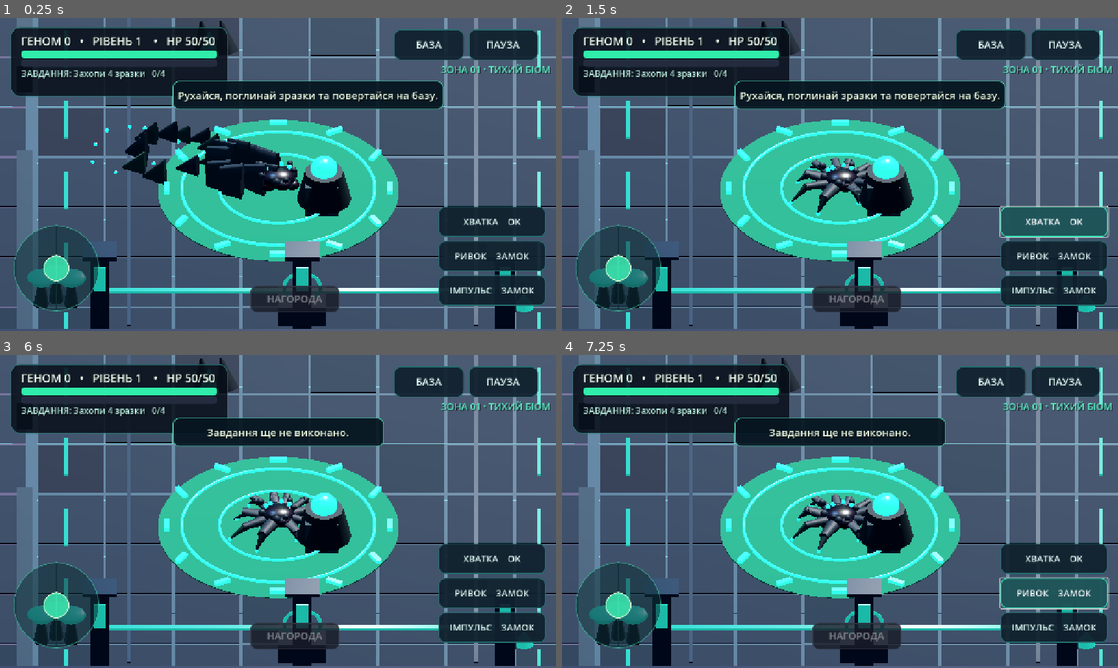
Above: before the commit, frames 1-4 (two rows, left to right).
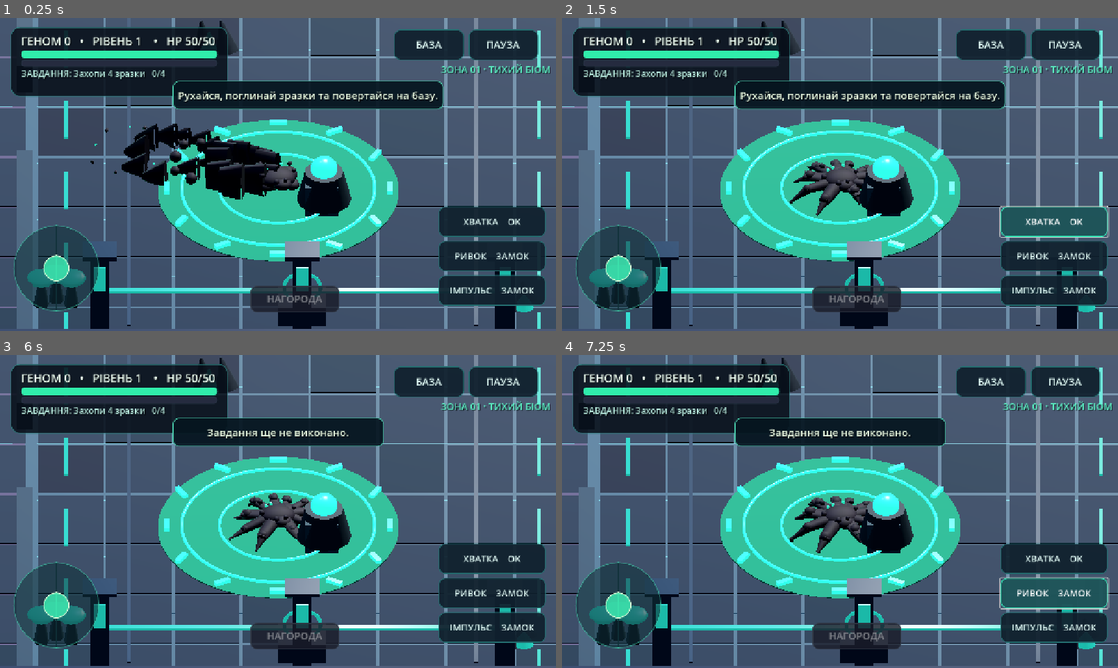
Above: after the commit, the same moments.

Repository: legioner666/Game
Game: Godot game, scene res://scenes/main.tscn
Same seed, same stepped clock (60 frames per second), same inputs: the game is played once before the commit and once after it.
Inputs:
- Up to frame 1 (0.25 s): no input
- Up to frame 2 (1.5 s): click "ХВАТКА OK" at 0.5 s; click "ХВАТКА OK" at 1.25 s
- Up to frame 3 (6 s): click "БАЗА" at 2 s; click "ПАУЗА" at 2.75 s; click "РИВОК · 35" at 3.5 s; click "ІМПУЛЬС · 80" at 4.25 s; click "ОТРИМАТИ НАГОРОДУ ЗА ЗАВДАННЯ" at 5 s; click "ПОВЕРНУТИСЯ ДО ЕКСПЕДИЦІЇ" at 5.75 s
- Up to frame 4 (7.25 s): click "РИВОК ЗАМОК" at 6.5 s

The runs differ from the first frame. In frame 1, 1.2% of the frame differs, in the area x 16-54%, y 33-58%; in frame 2, 1.0%; in frame 3, 1.0%; in frame 4, 1.0%.

Commit message:
art: replace metallic segmented spider look with matte living mass and continuous tapered tendrils

Diff:
--- a/godot/scripts/slime_v2.gd
+++ b/godot/scripts/slime_v2.gd
@@ -54,20 +54,20 @@
 	surface.code = """
 shader_type spatial;
 render_mode cull_back, diffuse_burley, specular_schlick_ggx;
-uniform vec4 body_color : source_color = vec4(0.065, 0.044, 0.13, 1.0);
+uniform vec4 body_color : source_color = vec4(0.065, 0.029, 0.098, 1.0);
 uniform vec3 bioluminescence : source_color = vec3(0.07, 0.63, 0.51);
 uniform float pulse = 0.0;
 void vertex() {
 	float ripple = sin(TIME * 2.0 + VERTEX.x * 4.1 + VERTEX.z * 3.3);
-	VERTEX.xyz += NORMAL * (0.015 + 0.022 * ripple);
+	VERTEX.xyz += NORMAL * (0.017 + 0.027 * ripple);
 }
 void fragment() {
 	float pattern = sin(UV.x * 18.0 + UV.y * 7.0 + 0.55 * sin(TIME + UV.y * 12.0));
 	ALBEDO = body_color.rgb * (0.94 + 0.13 * pattern);
-	ROUGHNESS = 0.31;
-	METALLIC = 0.10;
-	float edge = pow(1.0 - max(dot(NORMAL, VIEW), 0.0), 3.0);
-	EMISSION = bioluminescence * (edge * 0.40 + pulse * 0.55);
+	ROUGHNESS = 0.74;
+	METALLIC = 0.0;
+	float edge = pow(1.0 - max(dot(NORMAL, VIEW), 0.0), 4.0);
+	EMISSION = bioluminescence * (edge * 0.27 + pulse * 0.60);
 }
 """
 	_slime_material.shader = surface
@@ -95,14 +95,14 @@
 		_body.add_child(lobe)
 		_shells.append(lobe)
 		_shell_scales.append(sizes[i])
-	var armor := _material(Color(0.10, 0.17, 0.21), false)
-	var vein := _material(Color(0.09, 0.79, 0.65), true)
-	for i in range(11):
+	var armor := _material(Color(0.063, 0.042, 0.11), false)
+	var vein := _material(Color(0.13, 0.76, 0.55), true)
+	for i in range(9):
 		var t := float(i) * 2.399
 		var r := 0.50 + float(i % 3) * 0.15
 		var spot := MeshInstance3D.new()
 		var bead := SphereMesh.new()
-		bead.radius = 0.10 + float(i % 3) * 0.028
+		bead.radius = 0.07 + float(i % 3) * 0.024
 		bead.height = bead.radius * 2.0
 		spot.mesh = bead
 		spot.material_override = vein if i % 3 == 0 else armor
@@ -110,16 +110,25 @@
 		_body.add_child(spot)
 	for i in range(ROOTS.size()):
 		var thick := 0.22 + float(i % 4) * 0.032
-		var lower := _segment(thick, thick * 0.67, armor)
-		var upper := _segment(thick * 0.68, 0.016, _material(Color(0.09, 0.16 + float(i % 3) * 0.03, 0.20), false))
+		var lower := _segment(thick, thick * 0.72, _slime_material)
+		var upper := _segment(thick * 0.72, 0.014, _slime_material)
+		var knee := MeshInstance3D.new()
+		var knee_mesh := SphereMesh.new()
+		knee_mesh.radius = thick * 0.72
+		knee_mesh.height = thick * 1.44
+		knee_mesh.radial_segments = 9
+		knee_mesh.rings = 6
+		knee.mesh = knee_mesh
+		knee.material_override = _slime_material
+		get_tree().current_scene.add_child(knee)
 		var tip := MeshInstance3D.new()
 		var tip_mesh := SphereMesh.new()
-		tip_mesh.radius = 0.08
-		tip_mesh.height = 0.16
+		tip_mesh.radius = 0.046
+		tip_mesh.height = 0.092
 		tip.mesh = tip_mesh
-		tip.material_override = vein
+		tip.material_override = vein if i % 3 == 0 else _slime_material
 		get_tree().current_scene.add_child(tip)
-		_legs.append({"root": lower, "tip_section": upper, "bead": tip,
+		_legs.append({"root": lower, "tip_section": upper, "bead": tip, "knee": knee,
 			"anchor": global_position + ROOTS[i] * 2.2, "swing": 1.0,
 			"planted": false, "phase": float(i) / float(ROOTS.size())})
 	for i in range(3):
@@ -129,11 +138,11 @@
 func _material(color: Color, glowing: bool) -> StandardMaterial3D:
 	var m := StandardMaterial3D.new()
 	m.albedo_color = color
-	m.roughness = 0.32 if glowing else 0.56
+	m.roughness = 0.43 if glowing else 0.76
 	if glowing:
 		m.emission_enabled = true
 		m.emission = color
-		m.emission_energy_multiplier = 1.4
+		m.emission_energy_multiplier = 0.95
 	return m
 
 func _segment(base_radius: float, end_radius: float, material: Material) -> MeshInstance3D:
@@ -229,9 +238,11 @@
 		var foot: Vector3 = root.lerp(full_anchor, float(limb["swing"]))
 		foot.y = maxf(0.10, foot.y)
 		var elbow := root.lerp(foot, 0.51)
-		elbow.y += 0.30 + 0.10 * sin(phase * TAU)
+		elbow.y += 0.15 + 0.10 * sin(phase * TAU)
 		_draw_segment(limb["root"], root, elbow)
 		_draw_segment(limb["tip_section"], elbow, foot)
+		var knee_node: MeshInstance3D = limb["knee"]
+		knee_node.global_position = elbow
 		var bead: MeshInstance3D = limb["bead"]
 		bead.global_position = foot
 		bead.visible = true
@@ -263,7 +274,7 @@
 
 func _exit_tree() -> void:
 	for leg in _legs:
-		for key in ["root", "tip_section", "bead"]:
+		for key in ["root", "tip_section", "bead", "knee"]:
 			var item: MeshInstance3D = leg[key]
 			if is_instance_valid(item):
 				item.queue_free()
